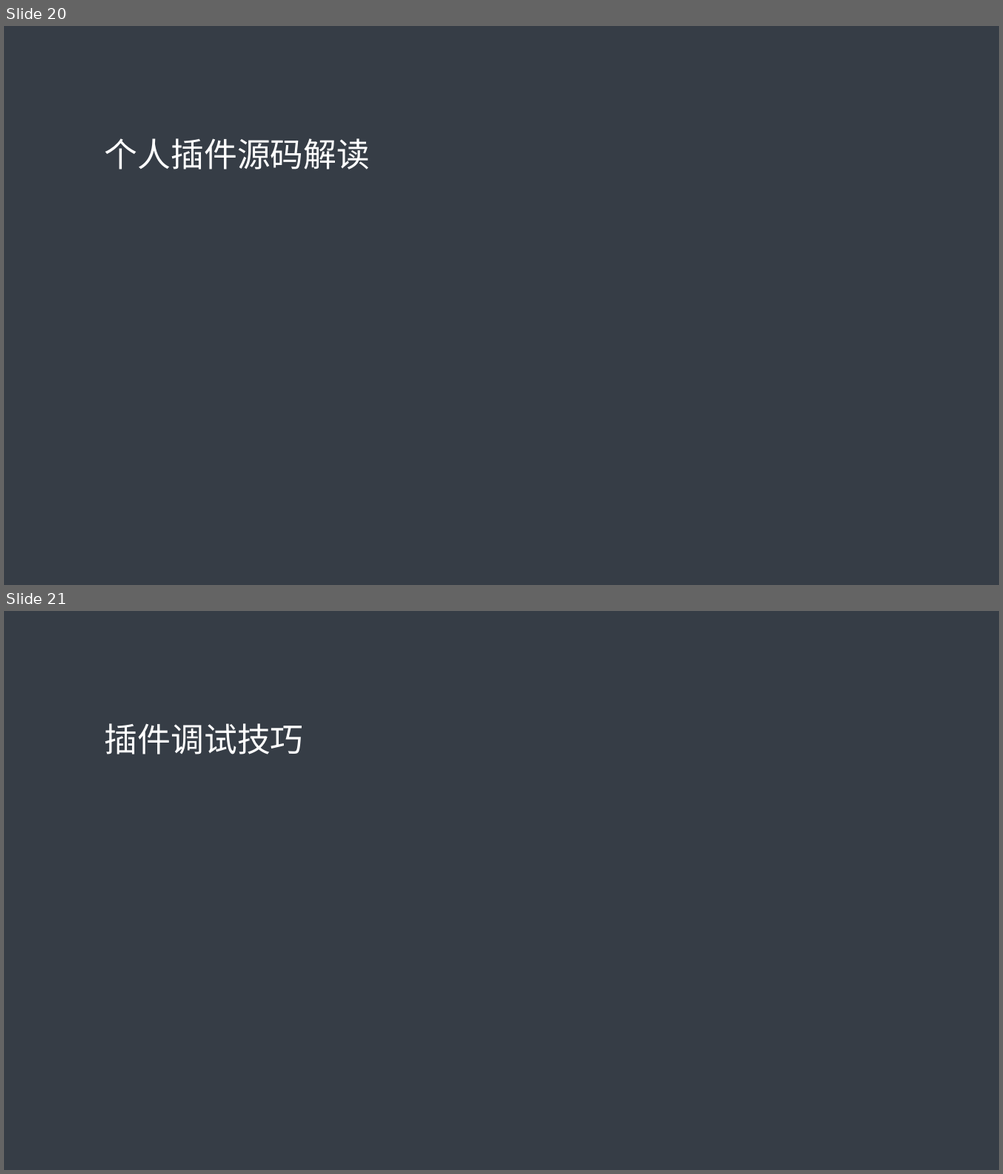
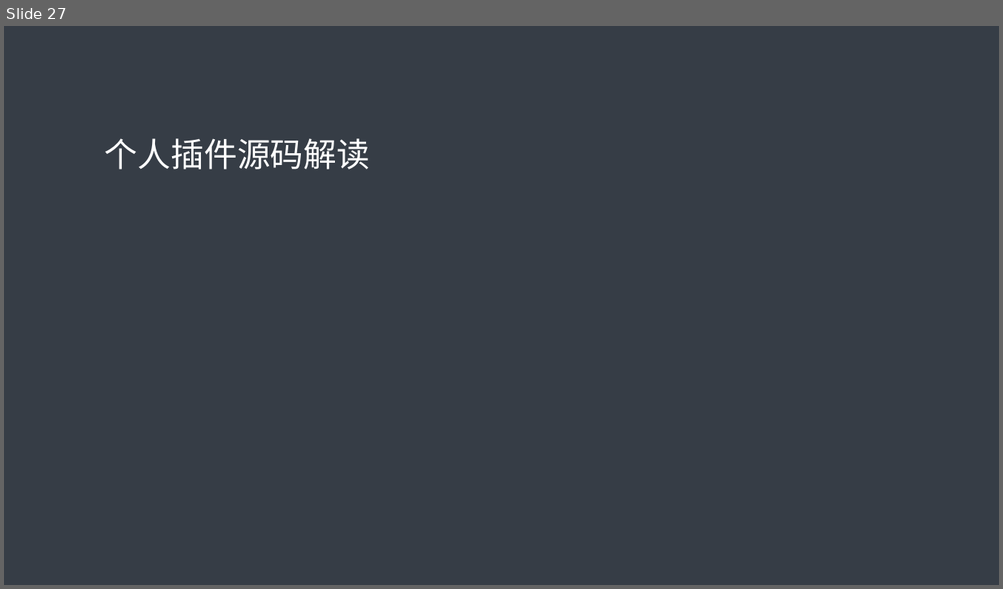
Before and after one commit to tidys/cc-plugin-train, a slide deck: 插件课程文档/插件网络课程.pptx. Shown one above the other, each under a label of ours: slides 20 and 21 before the commit, slide 27 after it. The pictures are 1003x1174 and 1003x589 pixels, drawn with LibreOffice and Linux fonts; fonts in the diff are those of the drawing. Boxes give left, top, right and bottom in pixels: in the first picture for what was removed or moved away, otherwise in the second. Text is boxed around its words. In the diff, an @@ line names an element or a change of style, - is before the commit and + after.

```diff
--- a/插件课程文档/插件网络课程.pptx
+++ b/插件课程文档/插件网络课程.pptx
@@ slide 21 removed at <box>4,611,999,1170</box>, background #363D46 @@
@@ title removed at <box>105,723,304,755</box> @@
-插件调试技巧
@@ what was slide 20 is now slide 27 @@
```
Also in this commit, not shown: 2 slides changed, 8 slides added, 1 other slide removed, 12 other files.
